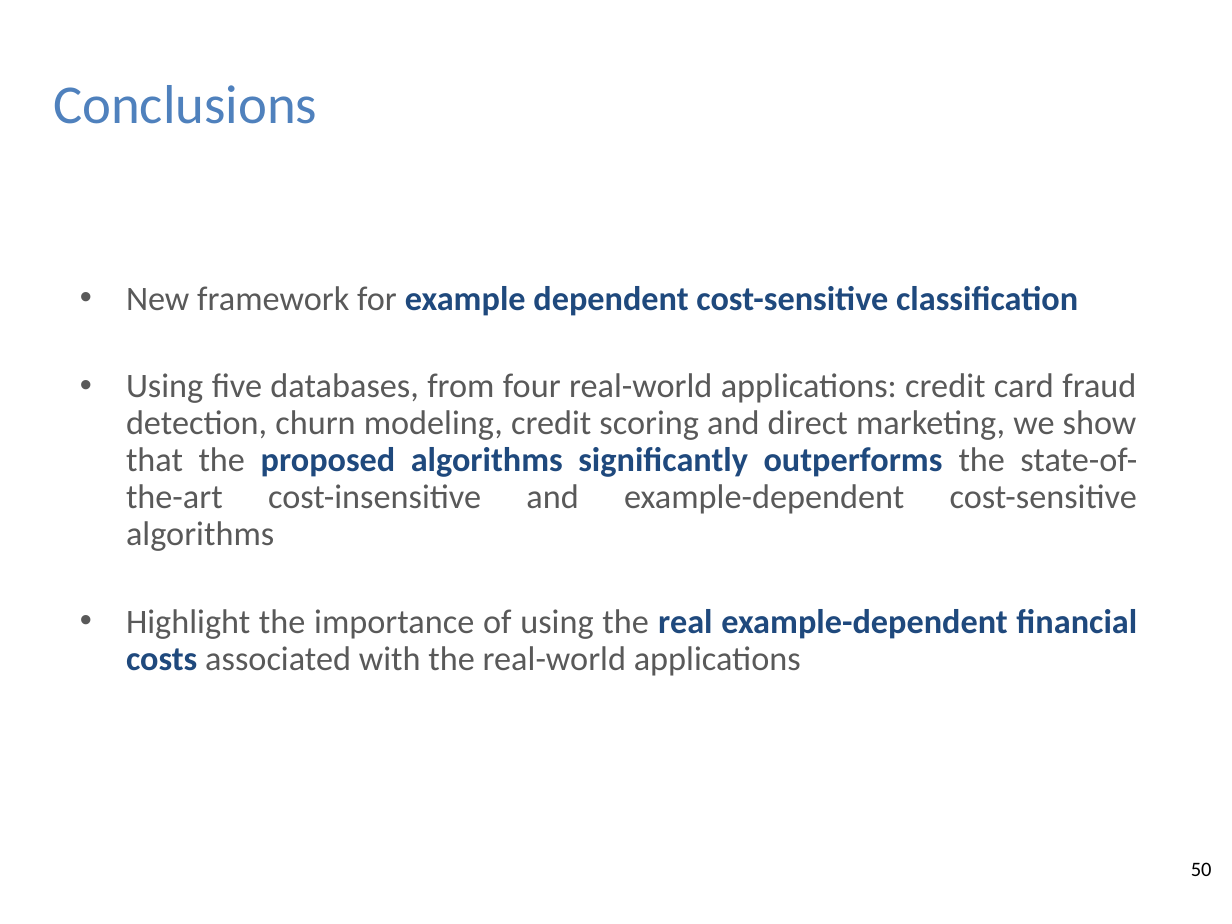
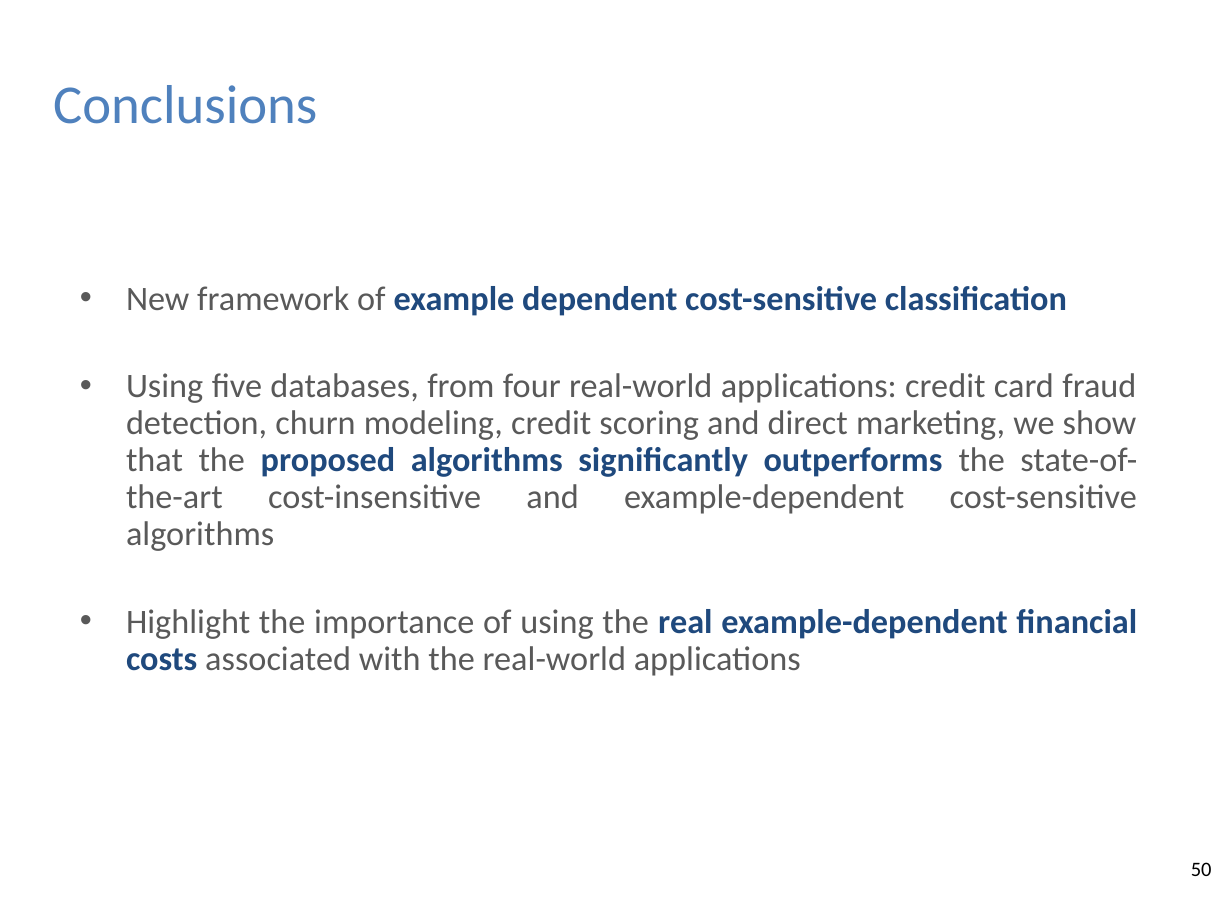
Before and after one commit to albahnsen/phd-thesis, a slide deck: slide 50 of slides/Thesis_ExampleDependentCostSensitiveClassification_slides.pptx. Drawn at 1232x924 pixels with LibreOffice and Linux fonts; fonts in the diff are those of the drawing; background and template pictures are left out. Boxes give left, top, right and bottom in pixels: in the first picture for what was removed or moved away, otherwise in the second. Text is boxed around its words. In the diff, an @@ line names an element or a change of style, - is before the commit and + after.

```diff
--- a/slides/Thesis_ExampleDependentCostSensitiveClassification_slides.pptx
+++ b/slides/Thesis_ExampleDependentCostSensitiveClassification_slides.pptx
@@ text at [126,286,1067,316]: text changed @@
-  • New framework for example dependent cost-sensitive classification
+  • New framework of example dependent cost-sensitive classification
```
Also in this commit, not shown: 3 other slides changed, 4 slides removed.
